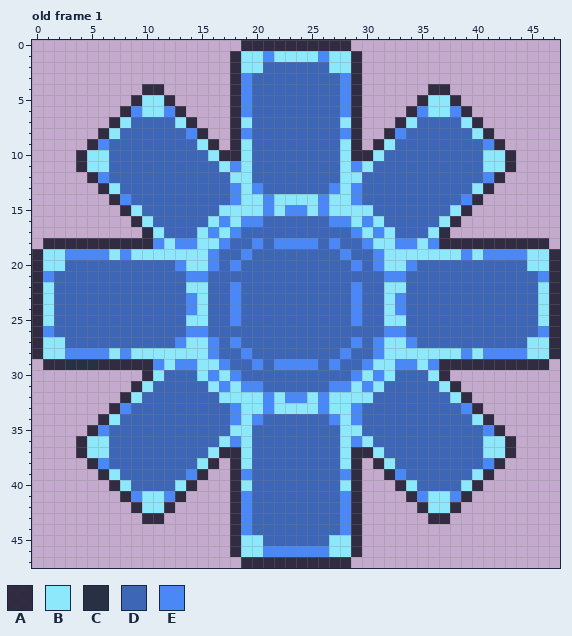
One commit to this pixel-art file: Sprite Assets/05_UI Elements/Pause/Ase Assets/Pause_03_SettingsGear.ase. The picture above was drawn from the file before the commit.
48x48 pixels, 1 frame. Shown: old frame 1.
Palette (. is transparent): A #222034e8  B #8ce8fa  C #283044  D #3d66b7  E #4a88f7
Pixels before, old frame 1, first column x 0:
 0 ...................AAAAAAAAAA...................
 1 ..................ABBEBBBBEBBA..................
 2 ..................ABBDDDDDDBBA..................
 3 ..................AEDDDDDDDDEA..................
 4 ..........AA......AEDDDDDDDDEA......AA..........
 5 .........ABBA.....AEDDDDDDDDEA.....ABBA.........
 6 ........AEBBEA....AEDDDDDDDDEA....AEBBEA........
 7 .......ABDDDDBA...ABDDDDDDDDBA...ABDDDDBA.......
 8 ......ABDDDDDDEA..AEDDDDDDDDEA..AEDDDDDDBA......
 9 .....AEDDDDDDDDBA.ABDDDDDDDDBA.ABDDDDDDDDEA.....
10 ....ABBDDDDDDDDDBAABDDDDDDDDBAABDDDDDDDDDBBA....
11 ....ABBDDDDDDDDDDBEBDDDDDDDDBEBDDDDDDDDDDBBA....
12 .....AEDDDDDDDDDDDBBDDDDDDDDBBDDDDDDDDDDDEA.....
13 ......ABDDDDDDDDDDEBEDDDDDDEBEDDDDDDDDDDBA......
14 .......AEDDDDDDDDDEBBEBBBBEBBEDDDDDDDDDEA.......
15 ........ABDDDDDDDBBBBEBEEBEBBBBDDDDDDDBA........
16 .........ABDDDDDBEBEEDDDDDDEEBEBDDDDDBA.........
17 ..........ABDDDBEBEDDDDDDDDDDEBEBDDDBA..........
18 .AAAAAAAAAAEBEEBBEDDEDEEEEDEDDEBBEEBEAAAAAAAAAA.
19 ABBEEEEBEBBBBBBBEDDEDDDDDDDDEDDEBBBBBBBEBEEEEBBA
20 ABBDDDDDDDDDDEBBEDEDDDDDDDDDDEDEBBEDDDDDDDDDDBBA
21 AEDDDDDDDDDDDDEEDDDDDDDDDDDDDDDDEEDDDDDDDDDDDDEA
22 ABDDDDDDDDDDDDBBDDEDDDDDDDDDDEDDBBDDDDDDDDDDDDBA
23 ABDDDDDDDDDDDDEBDDEDDDDDDDDDDEDDBEDDDDDDDDDDDDBA
24 ABDDDDDDDDDDDDEBDDEDDDDDDDDDDEDDBEDDDDDDDDDDDDBA
25 ABDDDDDDDDDDDDBBDDEDDDDDDDDDDEDDBBDDDDDDDDDDDDBA
26 AEDDDDDDDDDDDDEEDDDDDDDDDDDDDDDDEEDDDDDDDDDDDDEA
27 ABBDDDDDDDDDDEBBEDEDDDDDDDDDDEDEBBEDDDDDDDDDDBBA
28 ABBEEEEBEBBBBBBBEDDEDDDDDDDDEDDEBBBBBBBEBEEEEBBA
29 .AACCCAAAAAEBEEBBEDDEDEEEEDEDDEBBEEBEAAAAAAAAAA.
30 ..........ABDDDBEBEDDDDDDDDDDEBEBDDDBA..........
31 .........ABDDDDDBEBEEDDDDDDEEBEBDDDDDBA.........
32 ........ABDDDDDDDBBBBEBEEBEBBBBDDDDDDDBA........
33 .......AEDDDDDDDDDEBBEBBBBEBBEDDDDDDDDDEA.......
34 ......ABDDDDDDDDDDEBEDDDDDDEBEDDDDDDDDDDBA......
35 .....AEDDDDDDDDDDDBBDDDDDDDDBBDDDDDDDDDDDEA.....
36 ....ABBDDDDDDDDDDBEBDDDDDDDDBEBDDDDDDDDDDBBA....
37 ....ABBDDDDDDDDDBAABDDDDDDDDBAABDDDDDDDDDBBA....
38 .....AEDDDDDDDDBA.ABDDDDDDDDBA.ABDDDDDDDDEA.....
39 ......ABDDDDDDEA..AEDDDDDDDDEA..AEDDDDDDBA......
40 .......ABDDDDBA...ABDDDDDDDDBA...ABDDDDBA.......
41 ........AEBBEA....AEDDDDDDDDEA....AEBBEA........
42 .........ABBA.....AEDDDDDDDDEA.....ABBA.........
43 ..........AA......AEDDDDDDDDEA......AA..........
44 ..................AEDDDDDDDDEA..................
45 ..................ABBDDDDDDBBA..................
46 ..................ABBEEEEEEBBA..................
47 ...................AAAAAAAAAA...................
Once edited:
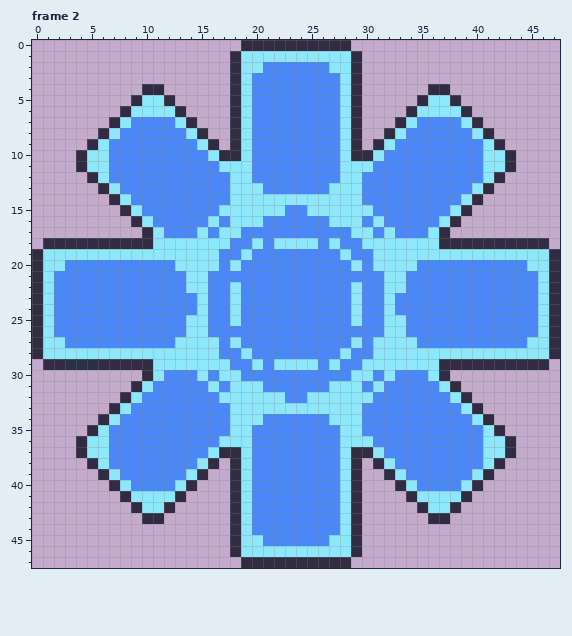
A new or re-ordered frame is compared with the old frame closest to it.
Diff:
frames 1 -> 2
Changed rows in their new state; - is an unchanged pixel.
Frame 2 is new; against old frame 1, layer "Layer 2":
first column x 1:
 1 --------------------B----B--------------------
 2 --------------------EEEEEE--------------------
 3 ------------------BEEEEEEEEB------------------
 4 ------------------BEEEEEEEEB------------------
 5 ------------------BEEEEEEEEB------------------
 6 --------B--B------BEEEEEEEEB------B--B--------
 7 --------EEEE-------EEEEEEEE-------EEEE--------
 8 -------EEEEEEB----BEEEEEEEEB----BEEEEEE-------
 9 -----BEEEEEEEE-----EEEEEEEE-----EEEEEEEEB-----
10 ------EEEEEEEEE----EEEEEEEE----EEEEEEEEE------
11 ------EEEEEEEEEE-B-EEEEEEEE-B-EEEEEEEEEE------
12 -----BEEEEEEEEEEE--EEEEEEEE--EEEEEEEEEEEB-----
13 -------EEEEEEEEEEB-BEEEEEEB-BEEEEEEEEEE-------
14 -------BEEEEEEEEEB--B----B--BEEEEEEEEEB-------
15 ---------EEEEEEE----B----B----EEEEEEE---------
16 ----------EEEEE---BBEEEEEEBB---EEEEE----------
17 -----------EEE---BEEEEEEEEEEB---EEE-----------
18 ----------B-BB--BEEBEBBBBEBEEB--BB-B----------
19 --BBBB-B-------BEEBEEEEEEEEBEEB-------B-BBBB--
20 --EEEEEEEEEEB--BEBEEEEEEEEEEBEB--BEEEEEEEEEE--
21 BEEEEEEEEEEEEBBEEEEEEEEEEEEEEEEBBEEEEEEEEEEEEB
22 -EEEEEEEEEEEE--EEBEEEEEEEEEEBEE--EEEEEEEEEEEE-
23 -EEEEEEEEEEEE--EEBEEEEEEEEEEBEE--EEEEEEEEEEEE-
24 -EEEEEEEEEEEE--EEBEEEEEEEEEEBEE--EEEEEEEEEEEE-
25 -EEEEEEEEEEEE--EEBEEEEEEEEEEBEE--EEEEEEEEEEEE-
26 BEEEEEEEEEEEEBBEEEEEEEEEEEEEEEEBBEEEEEEEEEEEEB
27 --EEEEEEEEEEB--BEBEEEEEEEEEEBEB--BEEEEEEEEEE--
28 --BBBB-B-------BEEBEEEEEEEEBEEB-------B-BBBB--
29 ----------B-BB--BEEBEBBBBEBEEB--BB-B----------
30 -----------EEE---BEEEEEEEEEEB---EEE-----------
31 ----------EEEEE---BBEEEEEEBB---EEEEE----------
32 ---------EEEEEEE----B----B----EEEEEEE---------
33 -------BEEEEEEEEEB--B----B--BEEEEEEEEEB-------
34 -------EEEEEEEEEEB-BEEEEEEB-BEEEEEEEEEE-------
35 -----BEEEEEEEEEEE--EEEEEEEE--EEEEEEEEEEEB-----
36 ------EEEEEEEEEE-B-EEEEEEEE-B-EEEEEEEEEE------
37 ------EEEEEEEEE----EEEEEEEE----EEEEEEEEE------
38 -----BEEEEEEEE-----EEEEEEEE-----EEEEEEEEB-----
39 -------EEEEEEB----BEEEEEEEEB----BEEEEEE-------
40 --------EEEE-------EEEEEEEE-------EEEE--------
41 --------B--B------BEEEEEEEEB------B--B--------
42 ------------------BEEEEEEEEB------------------
43 ------------------BEEEEEEEEB------------------
44 ------------------BEEEEEEEEB------------------
45 --------------------EEEEEE--------------------
46 --------------------BBBBBB--------------------
Pixel boxes of the changes (left, top, right, bottom) in both pictures:
changed: (43, 51, 549, 557)
